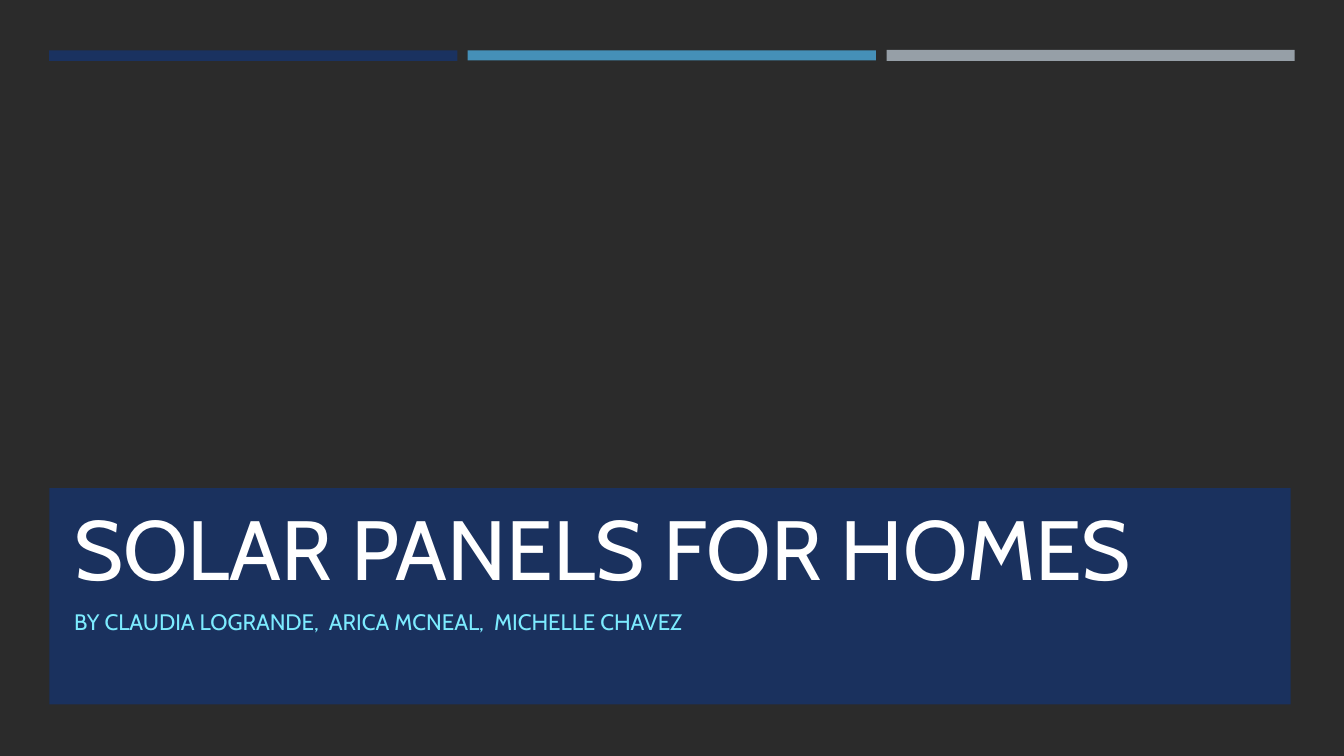
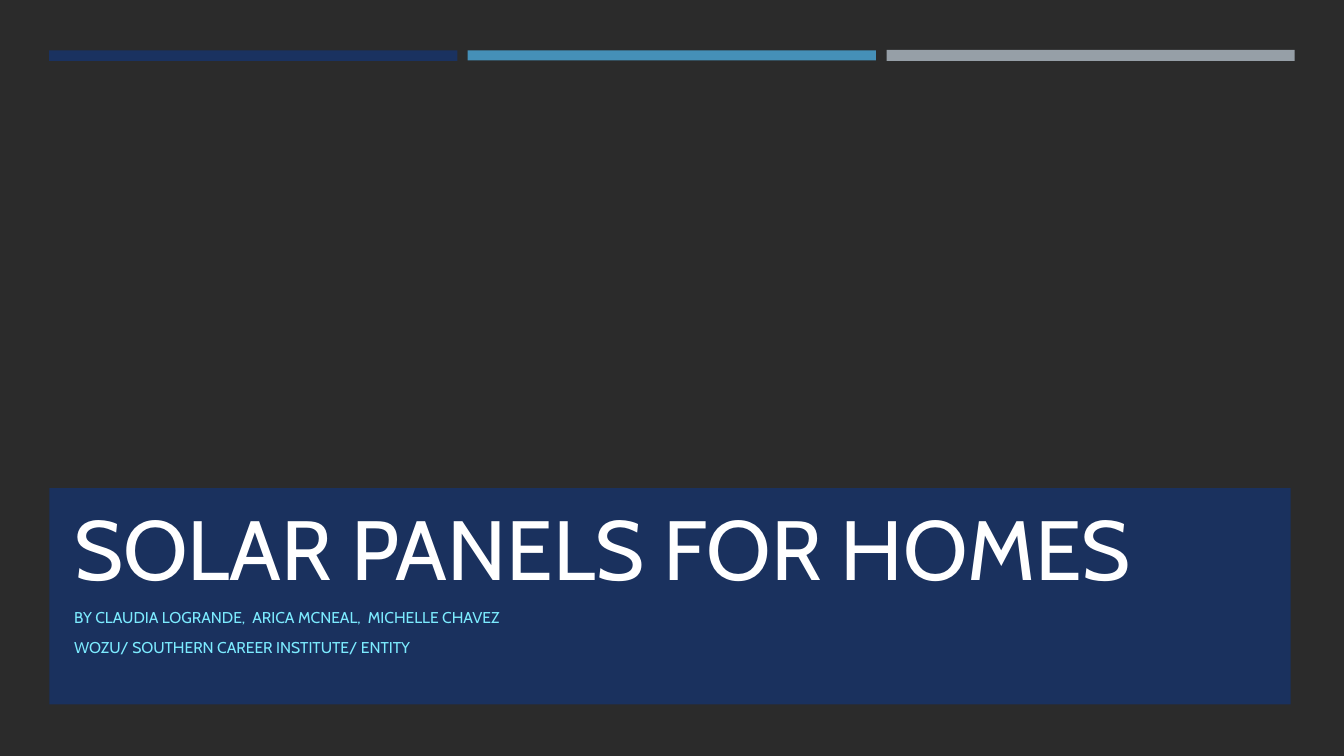
Before and after one commit to Claudy427/Final_Project, a slide deck: slide 1 of Solar Panels for homes.pptx. Drawn at 1344x756 pixels with LibreOffice and Linux fonts; fonts in the diff are those of the drawing; background and template pictures are left out; a plain dark background stands for a picture behind light text. Boxes give left, top, right and bottom in pixels: in the first picture for what was removed or moved away, otherwise in the second. Text is boxed around its words. In the diff, an @@ line names an element or a change of style, - is before the commit and + after.

```diff
--- a/Solar Panels for homes.pptx
+++ b/Solar Panels for homes.pptx
@@ subtitle at [74, 612, 499, 625]: size 16 to 11.2 pt in "BY CLAUDIA LOGRANDE, ARICA MCNEAL, MICHELLE CHAVEZ" @@
@@ subtitle at [74, 642, 410, 655]: paragraph added @@
+WOZU/ SOUTHERN CAREER INSTITUTE/ ENTITY
```
Also in this commit, not shown: 10 other slides changed.
